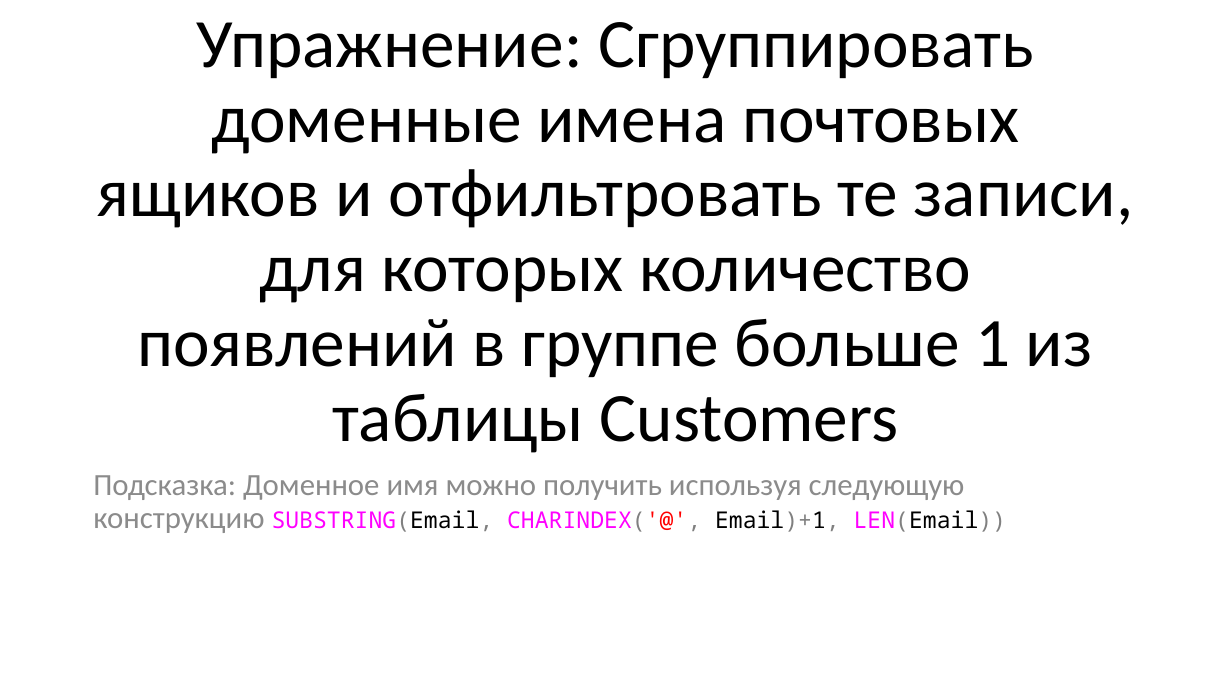
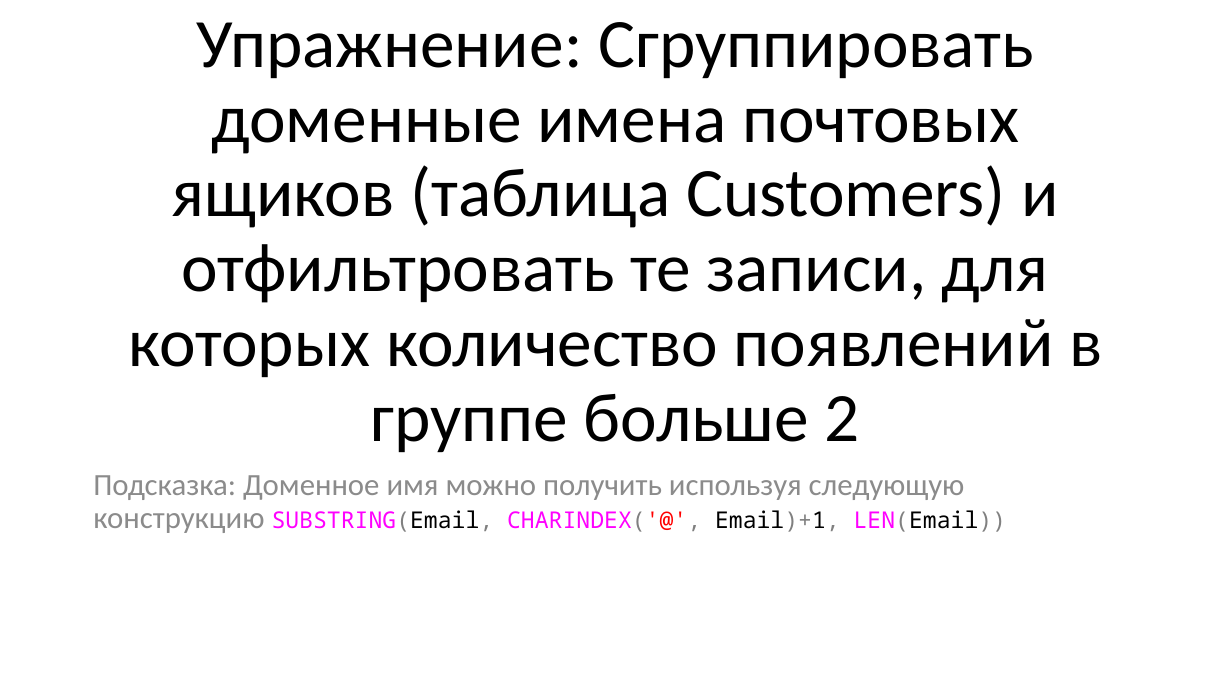
Before and after one commit to dmitriykuptsov/SQL, a slide deck: slide 16 of sql.pptx. Drawn at 1232x693 pixels with LibreOffice and Linux fonts; fonts in the diff are those of the drawing. Boxes give left, top, right and bottom in pixels: in the first picture for what was removed or moved away, otherwise in the second. Text is boxed around its words. In the diff, an @@ line names an element or a change of style, - is before the commit and + after.

```diff
--- a/sql.pptx
+++ b/sql.pptx
@@ title at bbox=[128, 22, 1102, 453]: text changed @@
-Упражнение: Сгруппировать доменные имена почтовых ящиков и отфильтровать те записи, для которых количество появлений в группе больше 1 из таблицы Customers
+Упражнение: Сгруппировать доменные имена почтовых ящиков (таблица Customers) и отфильтровать те записи, для которых количество появлений в группе больше 2
```
Also in this commit, not shown: 8 other slides changed.
